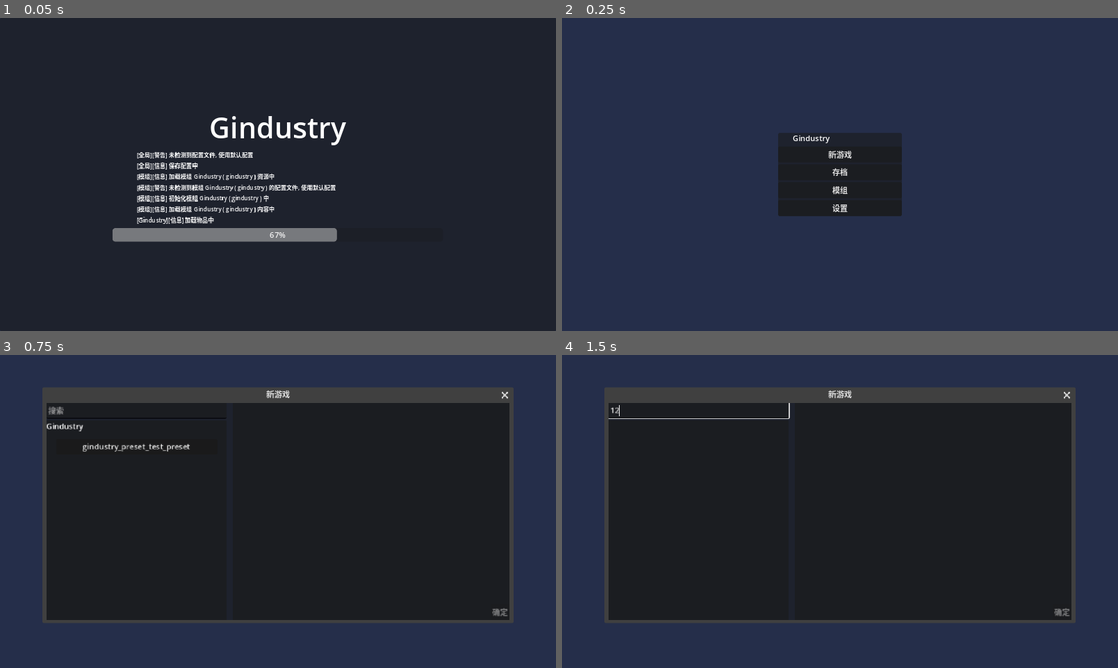
Above: before the commit, frames 1-4 (two rows, left to right).
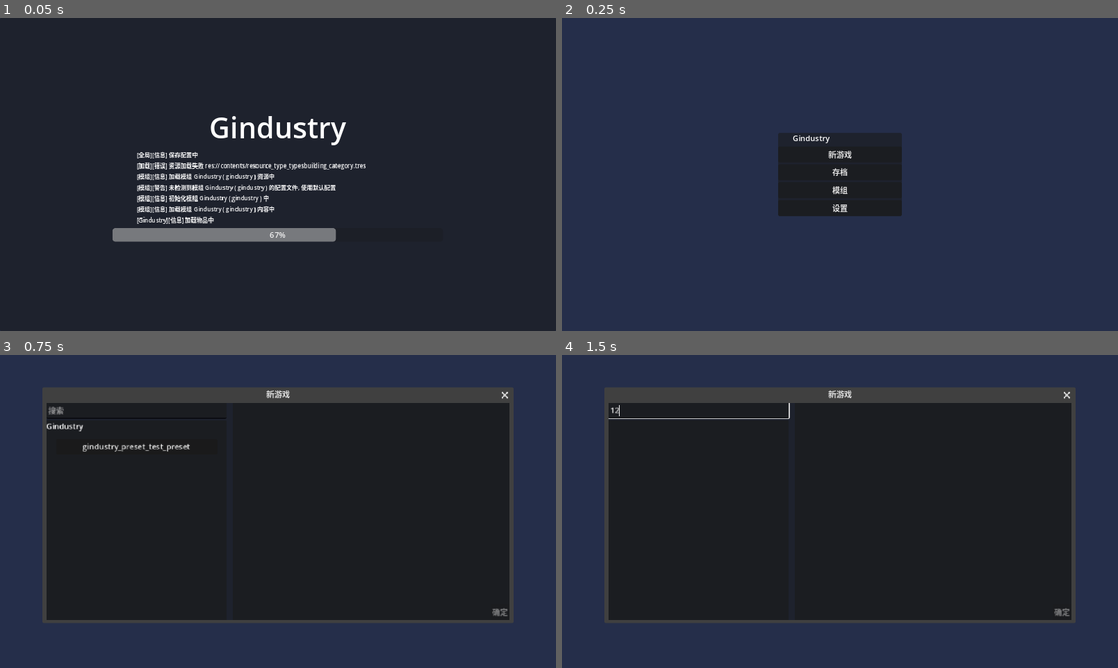
Above: after the commit, the same moments.

Repository: aawwaaa/gindustry
Game: Godot game, scene res://ui/main.tscn
Two runs of this game, one before a commit and one after it. Both use one fixed random seed, a clock stepped at 60 frames per second and the inputs below.
Inputs (mouse positions are in pixels of both pictures, inside the frame that each line leads up to):
- Up to frame 1 (0.05 s): no input
- Up to frame 2 (0.25 s): no input
- Up to frame 3 (0.75 s): click "新游戏" at 0.5 s
- Up to frame 4 (1.5 s): click (701, 411) at 1.27 s; type "12" at 1.35 s

The runs differ from the first frame. In frame 1, 0.7% of the frame differs, in the area x 24-66%, y 42-72%; in frame 2, nothing differs; in frame 3, nothing differs; in frame 4, nothing differs.
Error after the commit: Parse Error: Could not resolve super class path "res://types/resource_type.gd". (res://types/resource_types/resource_type_type.gd:2)

Commit message:
building category -> types

Diff:
--- a/contents/building_categories/battle.tres
+++ b/contents/building_categories/battle.tres
@@ -1,14 +1,14 @@
 [gd_resource type="Resource" script_class="BuildingCategory" load_steps=4 format=3 uid="uid://h2f6h25e2qt7"]
 
 [ext_resource type="Texture2D" uid="uid://bfnno2826v8pe" path="res://assets/building_category_icons.png" id="1_53qy8"]
-[ext_resource type="Script" path="res://types/contents/building_category.gd" id="2_mllqs"]
+[ext_resource type="Script" path="res://types/resource_types/building_category.gd" id="2_mllqs"]
 
-[sub_resource type="AtlasTexture" id="AtlasTexture_ttvsd"]
+[sub_resource type="AtlasTexture" id="AtlasTexture_puv7w"]
 atlas = ExtResource("1_53qy8")
 region = Rect2(0, 0, 32, 32)
 
 [resource]
 script = ExtResource("2_mllqs")
 order = 10
-icon = SubResource("AtlasTexture_ttvsd")
-id = "battle"
+icon = SubResource("AtlasTexture_puv7w")
+name = "battle"
--- a/contents/building_categories/capture.tres
+++ b/contents/building_categories/capture.tres
@@ -1,14 +1,29 @@
 [gd_resource type="Resource" script_class="BuildingCategory" load_steps=4 format=3 uid="uid://b713hj0gydy2v"]
 
-[ext_resource type="Script" path="res://types/contents/building_category.gd" id="1_8eu0b"]
 [ext_resource type="Texture2D" uid="uid://bfnno2826v8pe" path="res://assets/building_category_icons.png" id="1_hy1c4"]
 
 [sub_resource type="AtlasTexture" id="AtlasTexture_kyl7w"]
 atlas = ExtResource("1_hy1c4")
 region = Rect2(32, 0, 32, 32)
 
+[sub_resource type="GDScript" id="GDScript_wnons"]
+script/source = "class_name BuildingCategory
+extends ResourceType
+
+const TYPE = preload(\"res://contents/resource_type_types/building_category.tres\")
+
+@export var order: int = 0
+@export var icon: Texture2D = load(\"res://assets/asset-not-found.png\")
+
+var building_types: Array[BuildingType] = []
+
+func _get_type() -> ResourceTypeType:
+    return TYPE
+
+"
+
 [resource]
-script = ExtResource("1_8eu0b")
+script = SubResource("GDScript_wnons")
 order = 11
 icon = SubResource("AtlasTexture_kyl7w")
-id = "capture"
+name = "capture"
--- a/contents/building_categories/factory.tres
+++ b/contents/building_categories/factory.tres
@@ -1,14 +1,29 @@
 [gd_resource type="Resource" script_class="BuildingCategory" load_steps=4 format=3 uid="uid://c3rded75sw5m5"]
 
-[ext_resource type="Script" path="res://types/contents/building_category.gd" id="1_0qjbn"]
 [ext_resource type="Texture2D" uid="uid://bfnno2826v8pe" path="res://assets/building_category_icons.png" id="1_4j0cw"]
 
 [sub_resource type="AtlasTexture" id="AtlasTexture_nrlvk"]
 atlas = ExtResource("1_4j0cw")
 region = Rect2(128, 0, 32, 32)
 
+[sub_resource type="GDScript" id="GDScript_wnons"]
+script/source = "class_name BuildingCategory
+extends ResourceType
+
+const TYPE = preload(\"res://contents/resource_type_types/building_category.tres\")
+
+@export var order: int = 0
+@export var icon: Texture2D = load(\"res://assets/asset-not-found.png\")
+
+var building_types: Array[BuildingType] = []
+
+func _get_type() -> ResourceTypeType:
+    return TYPE
+
+"
+
 [resource]
-script = ExtResource("1_0qjbn")
+script = SubResource("GDScript_wnons")
 order = 14
 icon = SubResource("AtlasTexture_nrlvk")
-id = "factory"
+name = "factory"
--- a/contents/building_categories/logic.tres
+++ b/contents/building_categories/logic.tres
@@ -1,7 +1,7 @@
 [gd_resource type="Resource" script_class="BuildingCategory" load_steps=4 format=3 uid="uid://cgfhl2d3d2vh4"]
 
 [ext_resource type="Texture2D" uid="uid://bfnno2826v8pe" path="res://assets/building_category_icons.png" id="1_duycm"]
-[ext_resource type="Script" path="res://types/contents/building_category.gd" id="1_uanwc"]
+[ext_resource type="Script" path="res://types/resource_types/building_category.gd" id="1_uanwc"]
 
 [sub_resource type="AtlasTexture" id="AtlasTexture_jmn0m"]
 atlas = ExtResource("1_duycm")
@@ -11,4 +11,4 @@
 script = ExtResource("1_uanwc")
 order = 17
 icon = SubResource("AtlasTexture_jmn0m")
-id = "logic"
+name = "logic"
--- a/contents/building_categories/misc.tres
+++ b/contents/building_categories/misc.tres
@@ -1,7 +1,7 @@
 [gd_resource type="Resource" script_class="BuildingCategory" load_steps=4 format=3 uid="uid://ceig7jq8y8add"]
 
 [ext_resource type="Texture2D" uid="uid://bfnno2826v8pe" path="res://assets/building_category_icons.png" id="1_5jfek"]
-[ext_resource type="Script" path="res://types/contents/building_category.gd" id="1_g4gjs"]
+[ext_resource type="Script" path="res://types/resource_types/building_category.gd" id="1_g4gjs"]
 
 [sub_resource type="AtlasTexture" id="AtlasTexture_m27fd"]
 atlas = ExtResource("1_5jfek")
@@ -11,4 +11,4 @@
 script = ExtResource("1_g4gjs")
 order = 19
 icon = SubResource("AtlasTexture_m27fd")
-id = "misc"
+name = "misc"
--- a/contents/building_categories/power.tres
+++ b/contents/building_categories/power.tres
@@ -1,7 +1,7 @@
 [gd_resource type="Resource" script_class="BuildingCategory" load_steps=4 format=3 uid="uid://bs5rjmekqox1i"]
 
 [ext_resource type="Texture2D" uid="uid://bfnno2826v8pe" path="res://assets/building_category_icons.png" id="1_jgde8"]
-[ext_resource type="Script" path="res://types/contents/building_category.gd" id="1_lbwwu"]
+[ext_resource type="Script" path="res://types/resource_types/building_category.gd" id="1_lbwwu"]
 
 [sub_resource type="AtlasTexture" id="AtlasTexture_p3goj"]
 atlas = ExtResource("1_jgde8")
@@ -11,4 +11,4 @@
 script = ExtResource("1_lbwwu")
 order = 13
 icon = SubResource("AtlasTexture_p3goj")
-id = "power"
+name = "power"
--- a/contents/building_categories/research.tres
+++ b/contents/building_categories/research.tres
@@ -1,7 +1,7 @@
 [gd_resource type="Resource" script_class="BuildingCategory" load_steps=4 format=3 uid="uid://dmw08dgqbh8ki"]
 
 [ext_resource type="Texture2D" uid="uid://bfnno2826v8pe" path="res://assets/building_category_icons.png" id="1_pae0c"]
-[ext_resource type="Script" path="res://types/contents/building_category.gd" id="1_q7obm"]
+[ext_resource type="Script" path="res://types/resource_types/building_category.gd" id="1_q7obm"]
 
 [sub_resource type="AtlasTexture" id="AtlasTexture_f1j2p"]
 atlas = ExtResource("1_pae0c")
@@ -11,4 +11,4 @@
 script = ExtResource("1_q7obm")
 order = 18
 icon = SubResource("AtlasTexture_f1j2p")
-id = "research"
+name = "research"
--- a/contents/building_categories/struct.tres
+++ b/contents/building_categories/struct.tres
@@ -1,7 +1,7 @@
 [gd_resource type="Resource" script_class="BuildingCategory" load_steps=4 format=3 uid="uid://cd0hr7fuvyiu1"]
 
 [ext_resource type="Texture2D" uid="uid://bfnno2826v8pe" path="res://assets/building_category_icons.png" id="1_2g1nt"]
-[ext_resource type="Script" path="res://types/contents/building_category.gd" id="1_hd3xq"]
+[ext_resource type="Script" path="res://types/resource_types/building_category.gd" id="1_hd3xq"]
 
 [sub_resource type="AtlasTexture" id="AtlasTexture_ul65c"]
 atlas = ExtResource("1_2g1nt")
@@ -11,4 +11,4 @@
 script = ExtResource("1_hd3xq")
 order = 16
 icon = SubResource("AtlasTexture_ul65c")
-id = "struct"
+name = "struct"
--- a/contents/building_categories/transportation.tres
+++ b/contents/building_categories/transportation.tres
@@ -1,6 +1,6 @@
 [gd_resource type="Resource" script_class="BuildingCategory" load_steps=4 format=3 uid="uid://bqc777vs32a3j"]
 
-[ext_resource type="Script" path="res://types/contents/building_category.gd" id="1_g8iku"]
+[ext_resource type="Script" path="res://types/resource_types/building_category.gd" id="1_g8iku"]
 [ext_resource type="Texture2D" uid="uid://bfnno2826v8pe" path="res://assets/building_category_icons.png" id="1_n7ikk"]
 
 [sub_resource type="AtlasTexture" id="AtlasTexture_3exf7"]
@@ -11,4 +11,4 @@
 script = ExtResource("1_g8iku")
 order = 12
 icon = SubResource("AtlasTexture_3exf7")
-id = "transportation"
+name = "transportation"
--- a/contents/building_categories/unit.tres
+++ b/contents/building_categories/unit.tres
@@ -1,6 +1,6 @@
 [gd_resource type="Resource" script_class="BuildingCategory" load_steps=4 format=3 uid="uid://d2jyhagx2goto"]
 
-[ext_resource type="Script" path="res://types/contents/building_category.gd" id="1_o11e7"]
+[ext_resource type="Script" path="res://types/resource_types/building_category.gd" id="1_o11e7"]
 [ext_resource type="Texture2D" uid="uid://bfnno2826v8pe" path="res://assets/building_category_icons.png" id="1_v2xko"]
 
 [sub_resource type="AtlasTexture" id="AtlasTexture_6o1xa"]
@@ -11,4 +11,4 @@
 script = ExtResource("1_o11e7")
 order = 15
 icon = SubResource("AtlasTexture_6o1xa")
-id = "unit"
+name = "units"
--- a/contents/content_list.gd
+++ b/contents/content_list.gd
@@ -11,6 +11,10 @@
         "input_handler": DesktopInputHandler,
         "tr_name": "InputHandler_desktop",
     }))
+
+    await load_type("resource_type_types", [
+        "building_category.tres"
+    ])
 
     await load_content(building_category, "building_categories/", [
         "battle.tres",
@@ -33,3 +37,8 @@
     for content in results:
         Contents.register_content(content)
         to[content.id] = content
+
+func load_type(prefix: String, paths: Array[String]) -> void:
+    var results = await Utils.load_contents_async("res://contents/" + prefix, paths)
+    for type in results:
+        Types.register_type(type)
--- /dev/null
+++ b/contents/resource_type_types/building_category.tres
@@ -0,0 +1,7 @@
+[gd_resource type="Resource" script_class="ResourceTypeType" load_steps=2 format=3 uid="uid://c2couplqm6cy7"]
+
+[ext_resource type="Script" path="res://types/resource_types/resource_type_type.gd" id="1_kilv4"]
+
+[resource]
+script = ExtResource("1_kilv4")
+name = "building_category"
--- a/project.godot
+++ b/project.godot
@@ -30,6 +30,7 @@
 MultiplayerServer="*res://scripts/game/multiplayer_server.gd"
 Saves="*res://scripts/game/saves.gd"
 Headless="*res://scripts/headless.gd"
+Types="*res://scripts/game/types.gd"
 
 [display]
 
--- /dev/null
+++ b/scripts/game/types.gd
@@ -0,0 +1,19 @@
+extends Node
+
+var resource_type_types: Dictionary = {}
+var types: Dictionary = {}
+
+func register_type(type: ResourceType) -> void:
+    if type is ResourceTypeType:
+        resource_type_types[type.name] = type
+    if not types.has(type.get_type()):
+        types[type.get_type()] = {}
+    types[type.get_type()][type.name] = type
+
+func get_types(type: ResourceTypeType) -> Dictionary:
+    if not types.has(type):
+        types[type] = {}
+    return types[type]
+
+func get_type(type: ResourceTypeType, name: String) -> ResourceType:
+    return get_types(type)[name] if get_types(type).has(name) else null
--- a/types/contents/building_category.gd
+++ /dev/null
@@ -1,13 +0,0 @@
-class_name BuildingCategory
-extends Content
-
-@export var order: int = 0
-@export var icon: Texture2D = load("res://assets/asset-not-found.png")
-
-var building_types: Array[BuildingType] = []
-
-func get_tr_name() -> String:
-    return Content.to_full_id(mod.mod_info.id, id, "BuildingCategory")
-
-func _get_content_type() -> String:
-    return "building_category"
--- /dev/null
+++ b/types/resource_types/building_category.gd
@@ -0,0 +1,12 @@
+class_name BuildingCategory
+extends ResourceType
+
+const TYPE = preload("res://contents/resource_type_types/building_category.tres")
+
+@export var order: int = 0
+@export var icon: Texture2D = load("res://assets/asset-not-found.png")
+
+var building_types: Array[BuildingType] = []
+
+func _get_type() -> ResourceTypeType:
+    return TYPE
--- /dev/null
+++ b/types/resource_types/resource_type.gd
@@ -0,0 +1,10 @@
+class_name ResourceType
+extends Resource
+
+@export var name: String
+
+func _get_type() -> ResourceTypeType:
+    return null
+
+func get_type() -> ResourceTypeType:
+    return _get_type()
--- /dev/null
+++ b/types/resource_types/resource_type_type.gd
@@ -0,0 +1,8 @@
+class_name ResourceTypeType
+extends "res://types/resource_type.gd"
+
+var types: Dictionary:
+    get: return Types.get_types(self)
+
+func _get_type() -> ResourceTypeType:
+    return self
--- a/ui/game/build/build_ui.gd
+++ b/ui/game/build/build_ui.gd
@@ -67,7 +67,7 @@
     for child in %BuildingCategories.get_children():
         child.queue_free();
 
-    var ordered: Array = Contents.contents_type_indexed["building_category"].duplicate()
+    var ordered: Array = Types.get_types(BuildingCategory.TYPE).values().duplicate()
 
     ordered.sort_custom(func(a, b): return a.order < b.order)
 
